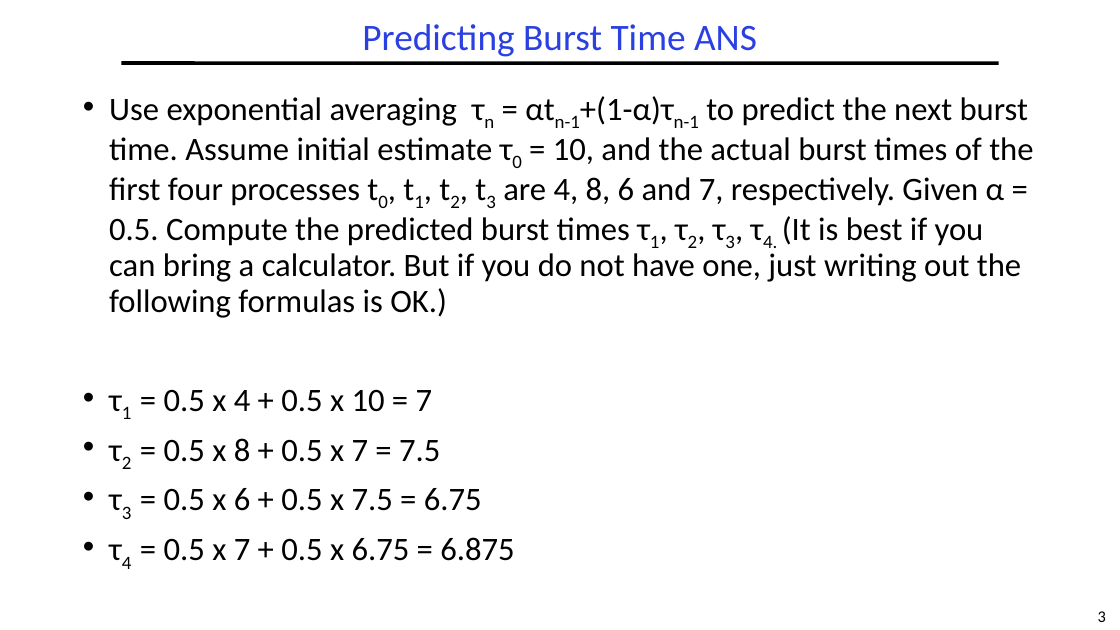
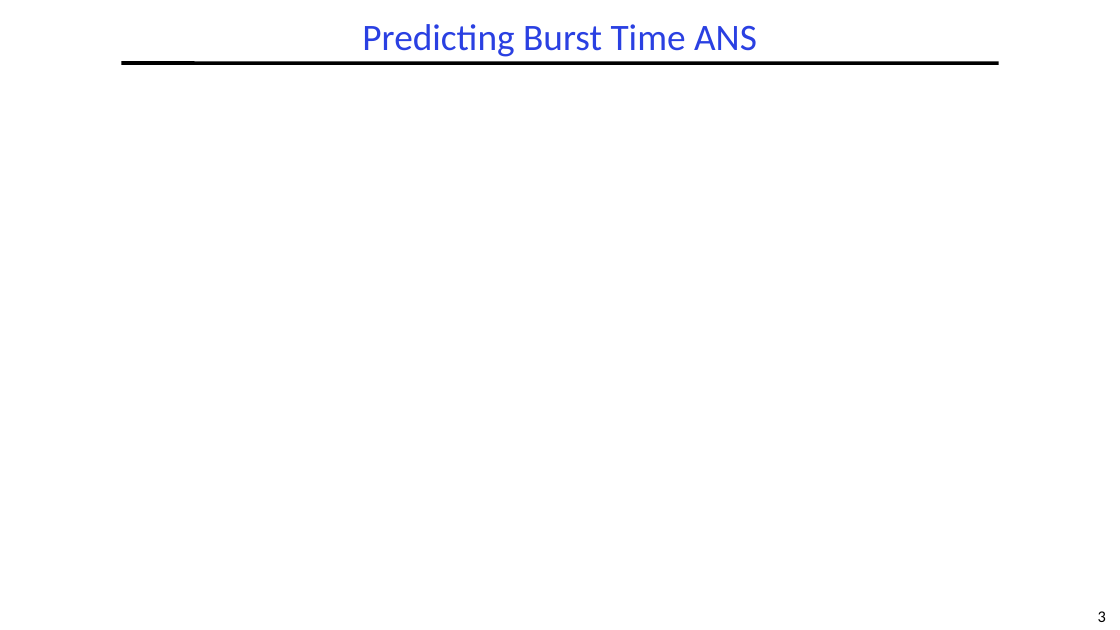
Before and after one commit to guhofstra/CSC112Fa26, a slide deck: slide 3 of PPTs/L5-Exercises ANS.pptx. Drawn at 1120x630 pixels with LibreOffice and Linux fonts; fonts in the diff are those of the drawing; grey boxes stand for pictures. Boxes give left, top, right and bottom in pixels: in the first picture for what was removed or moved away, otherwise in the second. Text is boxed around its words. In the diff, an @@ line names an element or a change of style, - is before the commit and + after.

```diff
--- a/PPTs/L5-Exercises ANS.pptx
+++ b/PPTs/L5-Exercises ANS.pptx
@@ text removed at (109,96,1033,561) @@
-• Use exponential averaging τn = αtn-1+(1-α)τn-1 to predict the next burst time. Assume initial estimate τ0 = 10, and the actual burst times of the first four processes t0, t1, t2, t3 are 4, 8, 6 and 7, respectively. Given α = 0.5. Compute the predicted burst times τ1, τ2, τ3, τ4. (It is best if you can bring a calculator. But if you do not have one, just writing out the following formulas is OK.)
-• τ1 = 0.5 x 4 + 0.5 x 10 = 7
-• τ2 = 0.5 x 8 + 0.5 x 7 = 7.5
-• τ3 = 0.5 x 6 + 0.5 x 7.5 = 6.75
-• τ4 = 0.5 x 7 + 0.5 x 6.75 = 6.875
```
Also in this commit, not shown: 2 other slides changed, 4 other files.
